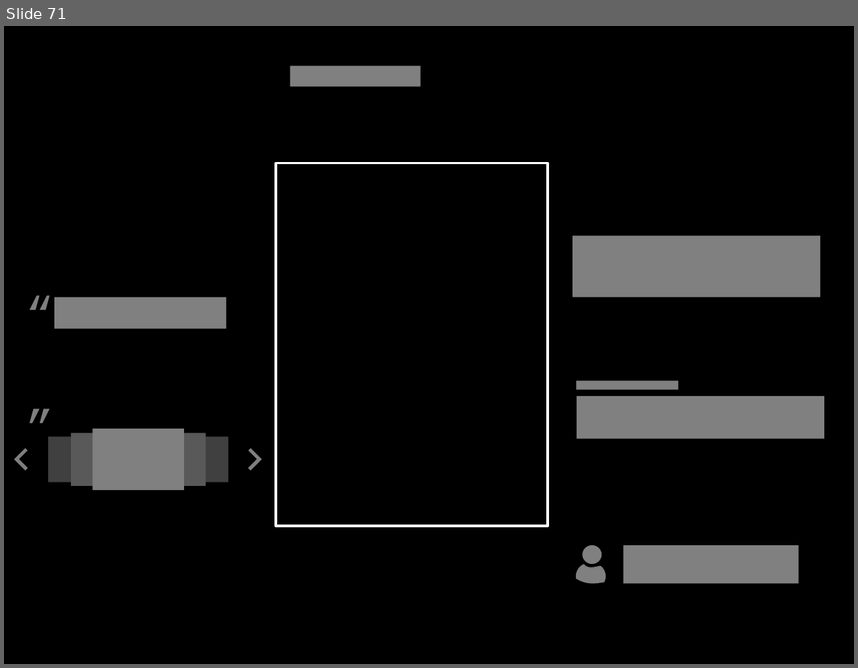
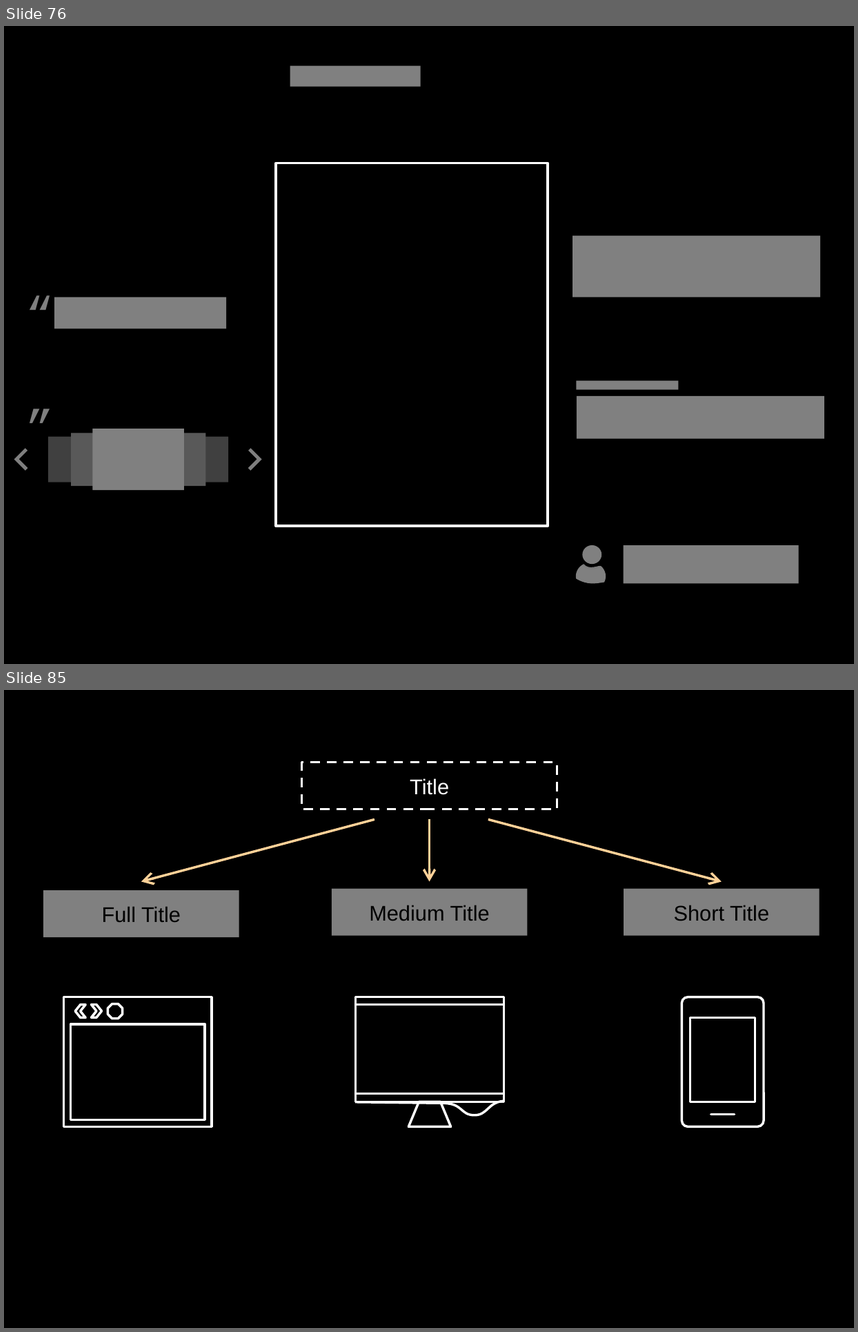
Before and after one commit to socketwench/introToContentTypes, a slide deck: src/introToContentTypes.pptx. Shown one above the other, each under a label of ours: slide 71 before the commit, slides 76 and 85 after it; the slides between them are not shown. The pictures are 858x668 and 858x1332 pixels, drawn with LibreOffice and Linux fonts; fonts in the diff are those of the drawing. Boxes give left, top, right and bottom in pixels: in the first picture for what was removed or moved away, otherwise in the second. Text is boxed around its words. In the diff, an @@ line names an element or a change of style, - is before the commit and + after.

```diff
--- a/src/introToContentTypes.pptx
+++ b/src/introToContentTypes.pptx
@@ slide 85 added at [4, 690, 854, 1328], background #000000 @@
@@ rectangle added at [301, 762, 557, 809], outline #FFFFFF 2 pt dashed, 18 pt, text #FFFFFF @@
+Title
@@ arrow added from (375, 819) to (141, 881), #FFD198 2 pt @@
@@ arrow added from (429, 819) to (429, 881), #FFD198 2 pt @@
@@ arrow added from (488, 819) to (722, 881), #FFD198 2 pt @@
@@ rectangle added at [43, 891, 239, 938], fill #808080, 18 pt, text #000000 @@
+Full Title
@@ rectangle added at [331, 889, 527, 936], fill #808080, 18 pt, text #000000 @@
+Medium Title
@@ rectangle added at [624, 889, 819, 936], fill #808080, 18 pt, text #000000 @@
+Short Title
@@ rounded rectangle added at [682, 997, 763, 1126], outline #FFFFFF 2 pt @@
@@ group added at [63, 997, 212, 1126]: 2 rectangles, 2 chevrons, 1 octagon @@
@@ group added at [355, 997, 504, 1126]: 2 rectangles, 1 freeform shape, 1 trapezoid @@
@@ rectangle added at [690, 1017, 755, 1101], outline #FFFFFF 2 pt @@
@@ line added from (711, 1114) to (734, 1114), #FFFFFF 2 pt @@
@@ what was slide 71 is now slide 76 @@
```
Also in this commit, not shown: 18 other slides added, 16 slides removed, 23 other files.
